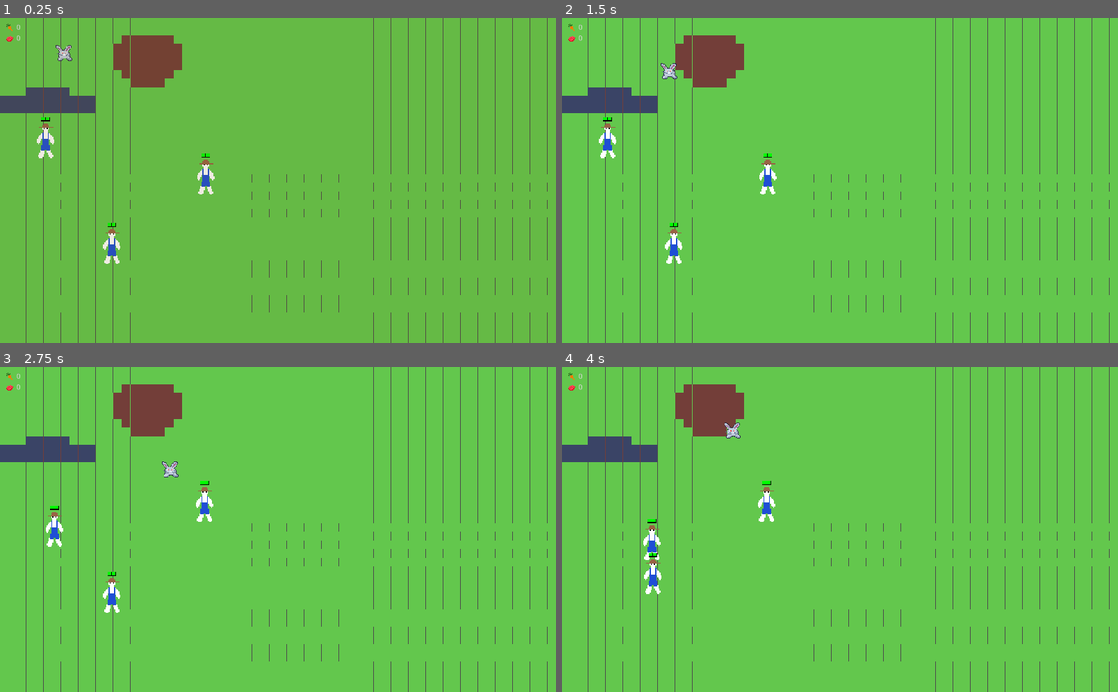
Above: before the commit, frames 1-4 (two rows, left to right).
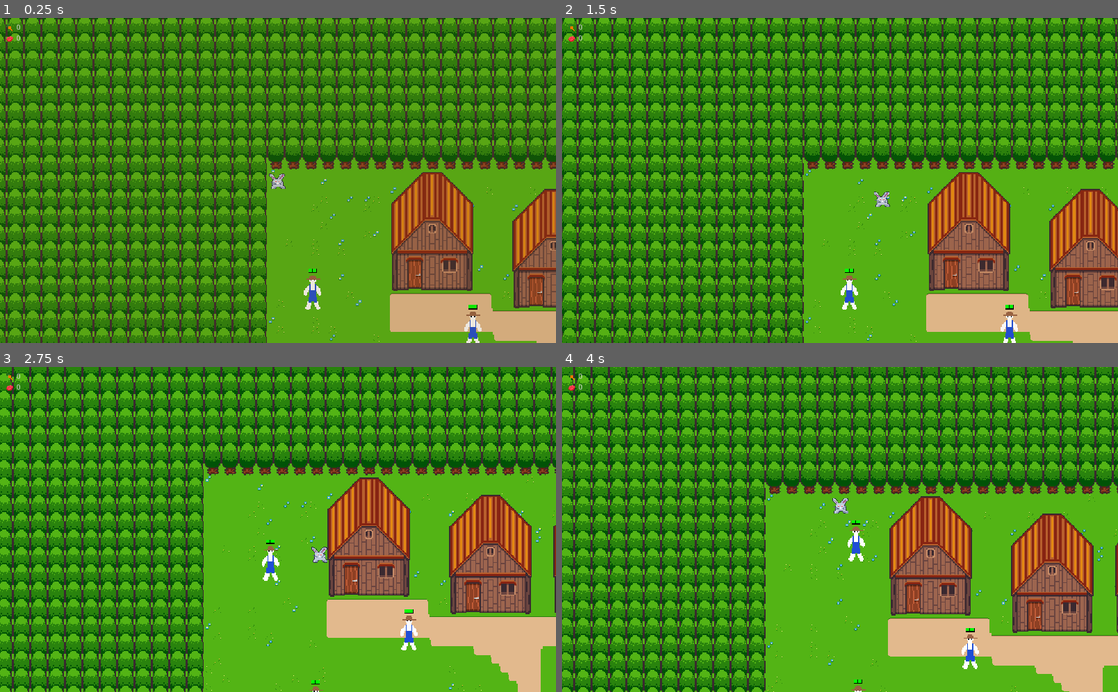
Above: after the commit, the same moments.

Repository: axerosh/rabbit-rampage
Game: Godot game, scene res://level2.tscn
Two runs of this game, one before a commit and one after it. Both use one fixed random seed, a clock stepped at 60 frames per second and the inputs below. Before the commit the project starts from res://level.tscn.
Inputs:
- Up to frame 1 (0.25 s): no input
- Up to frame 2 (1.5 s): tap Enter at 0.5 s; hold D (move_right) 0.53-1.28 s; tap Space (attack) at 0.6, 1.35 s; hold S (move_down) from 1.28 s (still down)
- Up to frame 3 (2.75 s): release S (move_down) at 2.03 s; hold D (move_right) from 2.03 s (still down); tap Space (attack) at 2.1 s
- Up to frame 4 (4 s): release D (move_right) at 2.78 s; hold W (move_up) 2.78-3.53 s; tap Space (attack) at 2.85, 3.6 s; hold A (move_left) from 3.53 s (still down)

The runs differ from the first frame. In frame 1, 100% of the frame differs, in the area x 0-100%, y 0-100%; in frame 2, 100%; in frame 3, 100%; in frame 4, 100%.

Commit message:
Fix broken issues

Diff:
--- a/level.tscn
+++ b/level.tscn
@@ -82,7 +82,7 @@
 polygons = [ PoolIntArray( 0, 1, 2, 3 ), PoolIntArray( 3, 2, 4, 5 ), PoolIntArray( 4, 6, 5 ), PoolIntArray( 3, 5, 7 ) ]
 outlines = [ PoolVector2Array( 29, 214, 206, 214, 208, 169, 365, 166, 364, 50, 994, 38, 991, 552, 31, 555 ) ]
 
-[node name="Game" type="Node2D"]
+[node name="Game2" type="Node2D"]
 
 [node name="TileMap" type="TileMap" parent="."]
 tile_set = SubResource( 3 )
--- a/level2.tscn
+++ b/level2.tscn
@@ -1,9 +1,11 @@
-[gd_scene load_steps=34 format=2]
-
+[gd_scene load_steps=36 format=2]
+
+[ext_resource path="res://humans/spawn_zone.gd" type="Script" id=1]
 [ext_resource path="res://rabbit/Rabbit.tscn" type="PackedScene" id=2]
 [ext_resource path="res://humans/farmer.tscn" type="PackedScene" id=3]
 [ext_resource path="res://level_navigation.gd" type="Script" id=4]
 [ext_resource path="res://humans/bandit.tscn" type="PackedScene" id=5]
+[ext_resource path="res://humans/spawn_manager.gd" type="Script" id=6]
 [ext_resource path="res://images/autotile_dirt.png" type="Texture" id=7]
 [ext_resource path="res://images/house.png" type="Texture" id=8]
 [ext_resource path="res://images/normal_tiles.png" type="Texture" id=9]
@@ -355,20 +357,41 @@
 navpoly = SubResource( 6 )
 
 [node name="Rabbit" parent="." instance=ExtResource( 2 )]
-position = Vector2( 119, 69 )
+position = Vector2( 20, 20 )
 
 [node name="Farmer1" parent="." instance=ExtResource( 3 )]
 position = Vector2( 84, 227 )
-scale = Vector2( 2, 2 )
 
 [node name="Farmer2" parent="." instance=ExtResource( 3 )]
 position = Vector2( 206, 422 )
-scale = Vector2( 2, 2 )
 
 [node name="Farmer3" parent="." instance=ExtResource( 3 )]
 position = Vector2( 379, 294 )
-scale = Vector2( 2, 2 )
-
-[node name="Bandit" parent="." instance=ExtResource( 5 )]
-position = Vector2( 781, 464 )
-scale = Vector2( 2, 2 )
+
+[node name="BanditManager" type="Node2D" parent="."]
+script = ExtResource( 6 )
+scene_to_spawn = ExtResource( 5 )
+
+[node name="BanditSpawnZone" type="Node2D" parent="BanditManager"]
+position = Vector2( 688, 60 )
+script = ExtResource( 1 )
+width = 630.0
+height = 70.0
+
+[node name="BanditSpawnZone2" type="Node2D" parent="BanditManager"]
+position = Vector2( 967, 303 )
+script = ExtResource( 1 )
+width = 70.0
+height = 400.0
+
+[node name="BanditSpawnZone3" type="Node2D" parent="BanditManager"]
+position = Vector2( 516, 535 )
+script = ExtResource( 1 )
+width = 970.0
+height = 70.0
+
+[node name="BanditSpawnZone4" type="Node2D" parent="BanditManager"]
+position = Vector2( 52, 349 )
+script = ExtResource( 1 )
+width = 70.0
+height = 300.0
--- a/project.godot
+++ b/project.godot
@@ -69,7 +69,7 @@
 [application]
 
 config/name="Rabbit-rampage"
-run/main_scene="res://level.tscn"
+run/main_scene="res://level2.tscn"
 config/icon="res://icon.png"
 
 [autoload]
--- a/rabbit/Rabbit.tscn
+++ b/rabbit/Rabbit.tscn
@@ -40,7 +40,7 @@
 "times": PoolRealArray( 0, 1, 4.5, 5.5, 6.5, 9.5 ),
 "transitions": PoolRealArray( 1, 1, 1, 1, 1, 1 ),
 "update": 0,
-"values": [ Color( 0.454902, 0.333333, 0.054902, 0.313726 ), Color( 0.533333, 0.270588, 0.0117647, 0 ), Color( 0.32549, 0.156863, 0.65098, 0 ), Color( 0.184314, 0.0901961, 0.368627, 0.235294 ), Color( 0.0235294, 0.0196078, 0.137255, 0.878431 ), Color( 0.0235294, 0.0196078, 0.137255, 0.878431 ) ]
+"values": [ Color( 0.454902, 0.333333, 0.054902, 0.313726 ), Color( 0.533333, 0.270588, 0.0117647, 0 ), Color( 0.32549, 0.156863, 0.65098, 0 ), Color( 0.184314, 0.0901961, 0.368627, 0.85098 ), Color( 0.0705882, 0.0588235, 0.0784314, 0.941176 ), Color( 0.0705882, 0.0588235, 0.0784314, 0.941176 ) ]
 }
 tracks/1/type = "method"
 tracks/1/path = NodePath(".")
@@ -49,11 +49,14 @@
 tracks/1/imported = false
 tracks/1/enabled = true
 tracks/1/keys = {
-"times": PoolRealArray( 0, 6.2 ),
-"transitions": PoolRealArray( 1, 1 ),
+"times": PoolRealArray( 0, 1, 6.2 ),
+"transitions": PoolRealArray( 1, 1, 1 ),
 "values": [ {
 "args": [ false ],
 "method": "_set_night"
+}, {
+"args": [  ],
+"method": "_notify_new_day"
 }, {
 "args": [ true ],
 "method": "_set_night"
@@ -79,6 +82,7 @@
 shape = SubResource( 2 )
 
 [node name="Camera2D" type="Camera2D" parent="."]
+current = true
 drag_margin_h_enabled = true
 drag_margin_v_enabled = true
 smoothing_enabled = true
@@ -91,7 +95,7 @@
 [node name="CanvasLayer" type="CanvasLayer" parent="Camera2D"]
 
 [node name="NightOverlay" type="TextureRect" parent="Camera2D/CanvasLayer"]
-modulate = Color( 0.297255, 0.14353, 0.594509, 0.0470589 )
+modulate = Color( 0.493428, 0.248753, 0.134493, 0 )
 margin_right = 1024.0
 margin_bottom = 600.0
 texture = ExtResource( 5 )
@@ -100,6 +104,7 @@
 __meta__ = {
 "_edit_use_anchors_": false
 }
+playback_speed = 0.5
 
 [node name="AnimationPlayer" type="AnimationPlayer" parent="Camera2D/CanvasLayer/NightOverlay"]
 anims/TimeOverlay = SubResource( 5 )
